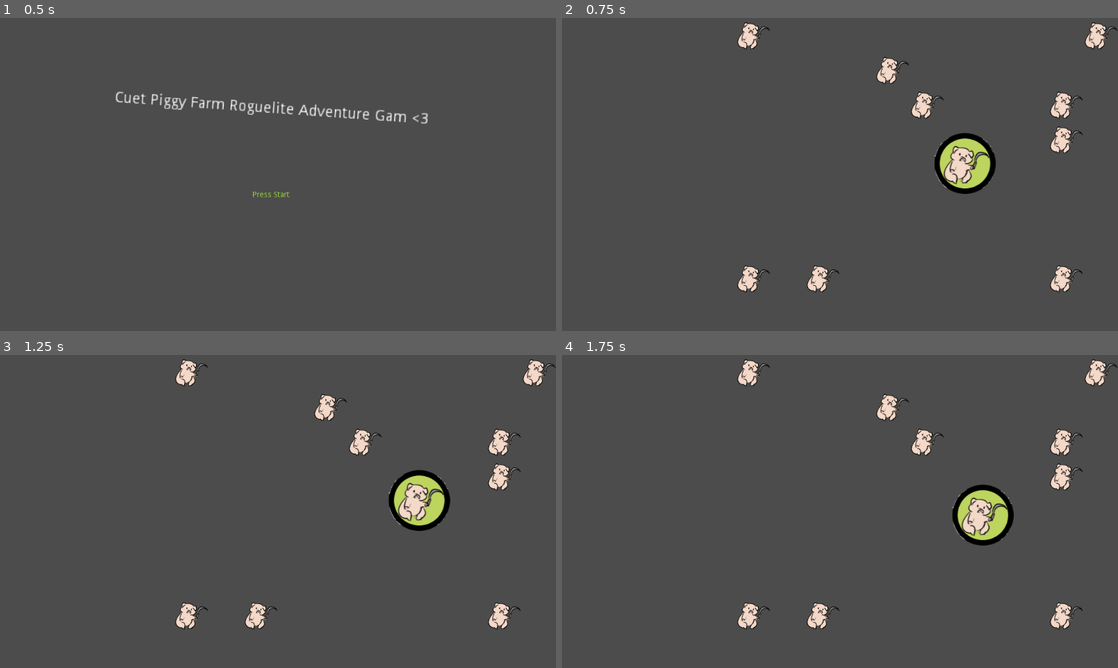
Above: before the commit, frames 1-4 (two rows, left to right).
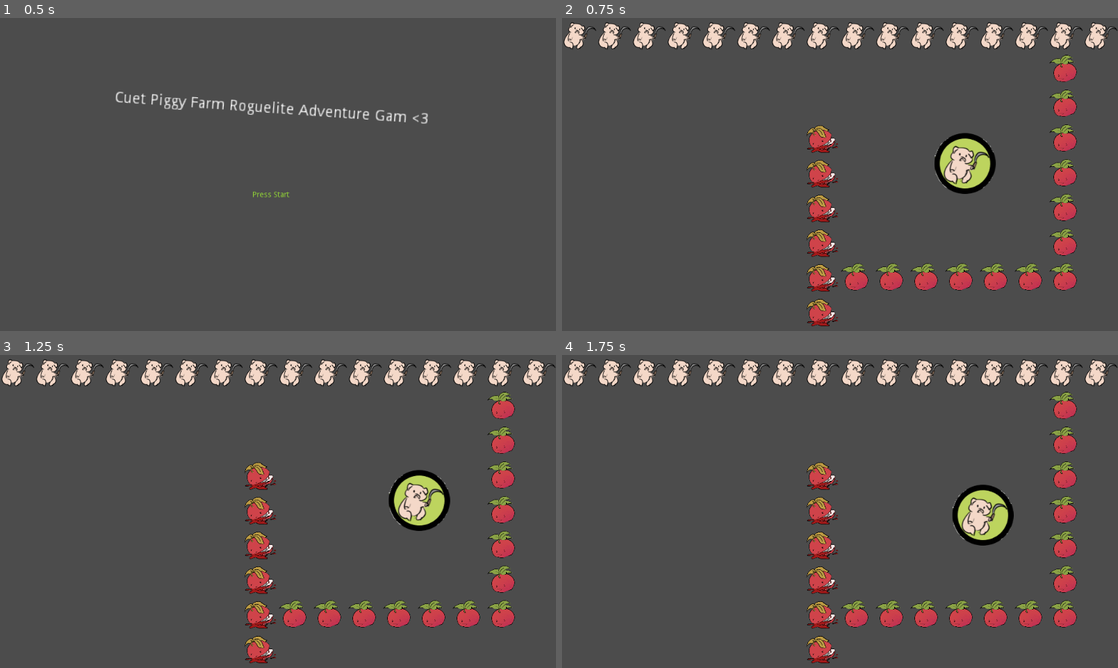
Above: after the commit, the same moments.

Repository: Cheezmeister/ldjam47
Game: Godot game, scene res://Start Screen.tscn
Same seed, same stepped clock (60 frames per second), same inputs: the game is played once before the commit and once after it.
Inputs:
- Up to frame 1 (0.5 s): no input
- Up to frame 2 (0.75 s): tap Enter (ui_accept) at 0.5 s; hold Right (ui_right) from 0.53 s (still down); hold Enter (ui_accept) from 0.53 s (still down)
- Up to frame 3 (1.25 s): keep holding Right (ui_right); keep holding Enter (ui_accept)
- Up to frame 4 (1.75 s): release Right (ui_right) at 1.28 s; release Enter (ui_accept) at 1.28 s; hold Down (ui_down) from 1.28 s (still down); tap Enter (ui_accept) at 1.35, 1.52 s

Frame 1 is identical in both runs. In frame 2, 9.7% of the frame differs, in the area x 0-94%, y 1-99%; in frame 3, 9.7%; in frame 4, 9.7%.

Commit message:
Moar tiles

Diff:
--- a/DAS SCENE.tscn
+++ b/DAS SCENE.tscn
@@ -80,7 +80,7 @@
 tile_set = SubResource( 2 )
 cell_size = Vector2( 500, 500 )
 format = 1
-tile_data = PoolIntArray( 5, 0, 0, 15, 0, 0, 65545, 0, 0, 131082, 0, 0, 131086, 0, 0, 196622, 0, 0, 458757, 0, 0, 458759, 0, 0, 458766, 0, 0 )
+tile_data = PoolIntArray( 0, 0, 0, 1, 0, 0, 2, 0, 0, 3, 0, 0, 4, 0, 0, 5, 0, 0, 6, 0, 0, 7, 0, 0, 8, 0, 0, 9, 0, 0, 10, 0, 0, 11, 0, 0, 12, 0, 0, 13, 0, 0, 14, 0, 0, 15, 0, 0, 65550, 1, 0, 131086, 1, 0, 196615, 2, 0, 196622, 1, 0, 262151, 2, 0, 262158, 1, 0, 327687, 2, 0, 327694, 1, 0, 393223, 2, 0, 393230, 1, 0, 458759, 2, 0, 458760, 1, 0, 458761, 1, 0, 458762, 1, 0, 458763, 1, 0, 458764, 1, 0, 458765, 1, 0, 458766, 1, 0, 524295, 2, 0 )
 __meta__ = {
 "_editor_description_": "		"
 }
